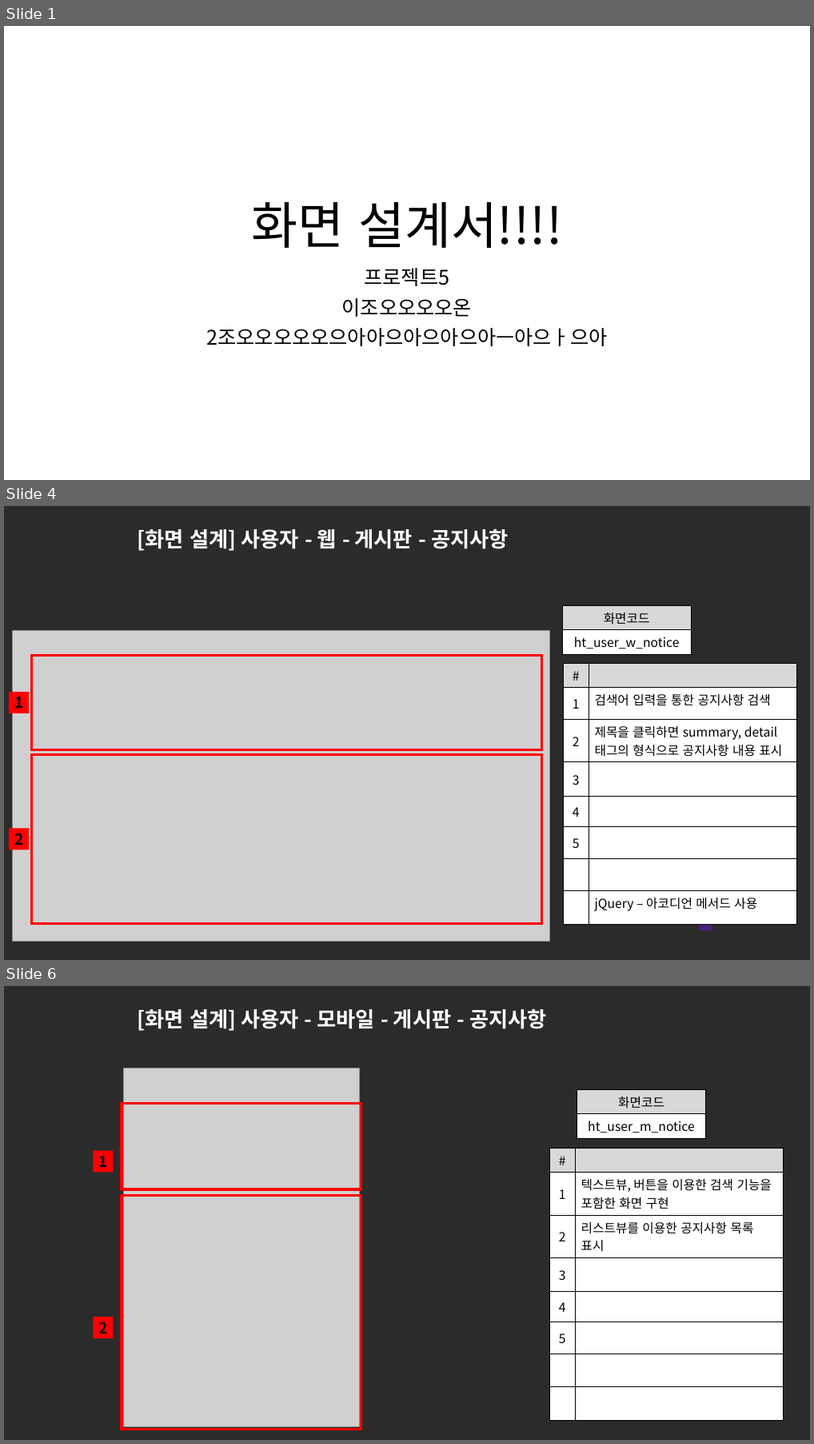
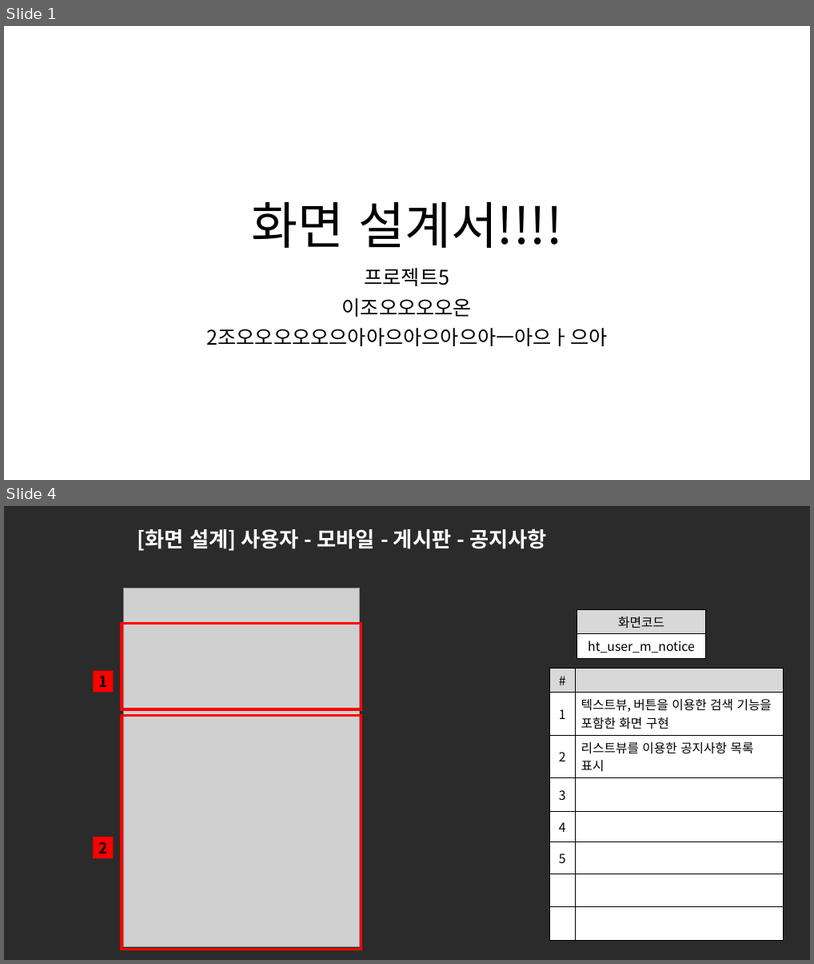
Before and after one commit to ezenteam2/e-Zone, a slide deck: 0 발표용 파워포인트/0424 4차발표/0424 project05 - 파워포인트 - 현태.pptx. Shown one above the other, each under a label of ours: slides 1, 4 and 6 before the commit, slides 1 and 4 after it; the slides between them are not shown. The pictures are 814x1444 and 814x964 pixels, drawn with LibreOffice and Linux fonts; fonts in the diff are those of the drawing; grey boxes stand for pictures; background and template pictures are left out; a plain dark background stands for a picture behind light text. Boxes give left, top, right and bottom in pixels: in the first picture for what was removed or moved away, otherwise in the second. Text is boxed around its words. In the diff, an @@ line names an element or a change of style, - is before the commit and + after.

```diff
--- a/0 발표용 파워포인트/0424 4차발표/0424 project05 - 파워포인트 - 현태.pptx
+++ b/0 발표용 파워포인트/0424 4차발표/0424 project05 - 파워포인트 - 현태.pptx
@@ slide 4 removed at <box>4,506,810,960</box>, background picture (left out) @@
@@ title removed at <box>138,529,508,551</box> @@
-[화면 설계] 사용자 - 웹 - 게시판 - 공지사항
@@ table removed at <box>563,605,692,652</box>, 2 rows, 1 columns @@
-화면코드
-ht_user_w_notice
@@ picture removed at <box>13,631,550,941</box> @@
@@ rectangle removed at <box>31,656,542,750</box> @@
@@ table removed at <box>563,664,797,931</box>, 8 rows, 2 columns @@
-# | 
-1 | 검색어 입력을 통한 공지사항 검색
-2 | 제목을 클릭하면 summary, detail 태그의 형식으로 공지사항 내용 표시
-3 | 
-4 | 
-5 | 
- | 
- | jQuery – 아코디언 메서드 사용
@@ rectangle removed at <box>9,692,29,713</box> @@
-1
@@ rectangle removed at <box>31,755,542,924</box> @@
@@ rectangle removed at <box>9,828,29,849</box> @@
-2
@@ rectangle removed at <box>700,895,712,907</box> @@
@@ rectangle removed at <box>700,907,712,919</box> @@
@@ rectangle removed at <box>700,919,712,931</box> @@
@@ what was slide 6 is now slide 4 @@
```
Also in this commit, not shown: 9 slides changed, 1 other slide removed.
